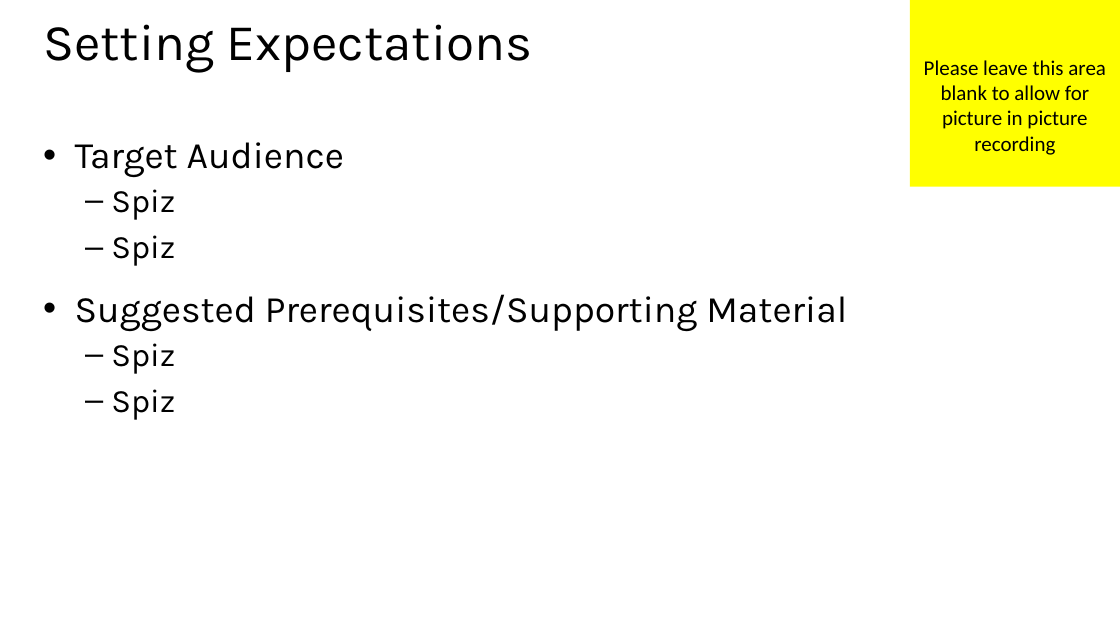
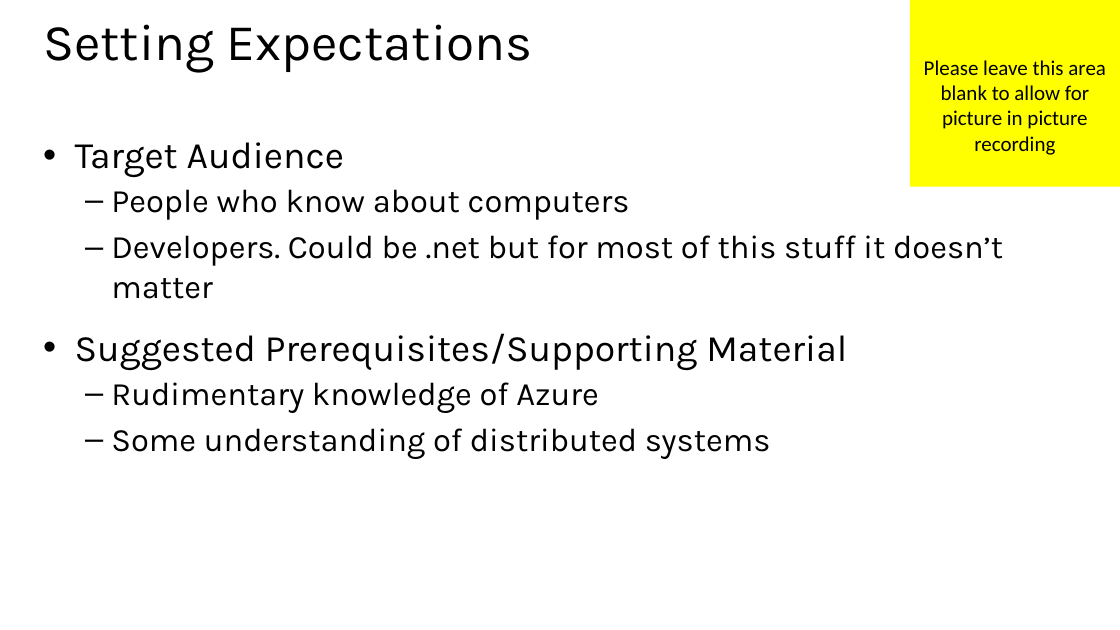
Before and after one commit to MisterJames/AzureImageProcessing, a slide deck: slide 5 of Presentation Materials/MVA-ApplicationsOnAzure.pptx. Drawn at 1120x630 pixels with LibreOffice and Linux fonts; fonts in the diff are those of the drawing. Boxes give left, top, right and bottom in pixels: in the first picture for what was removed or moved away, otherwise in the second. Text is boxed around its words. In the diff, an @@ line names an element or a change of style, - is before the commit and + after.

```diff
--- a/Presentation Materials/MVA-ApplicationsOnAzure.pptx
+++ b/Presentation Materials/MVA-ApplicationsOnAzure.pptx
@@ text at <box>111,189,1003,299</box>: text changed @@
-  – Spiz
-  – Spiz
+  – People who know about computers
+  – Developers. Could be .net but for most of this stuff it doesn’t matter
@@ text at <box>111,382,771,459</box>: text changed @@
-  – Spiz
-  – Spiz
+  – Rudimentary knowledge of Azure
+  – Some understanding of distributed systems
```
Also in this commit, not shown: 5 other slides changed, 2 slides added, 2 slides removed, 2 other files.
